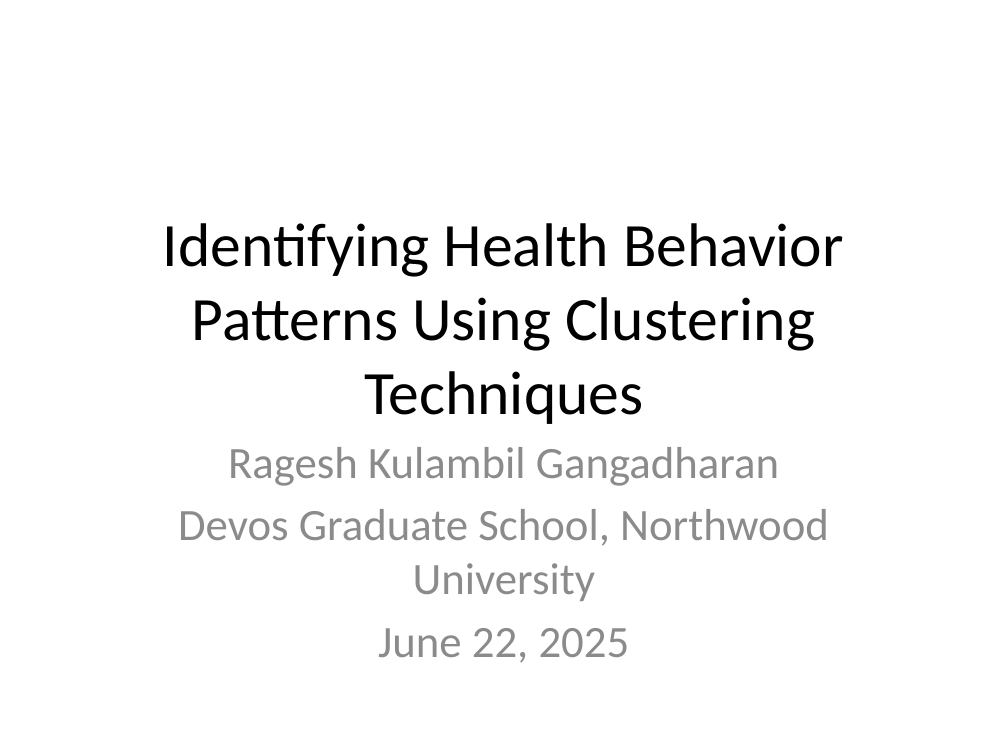
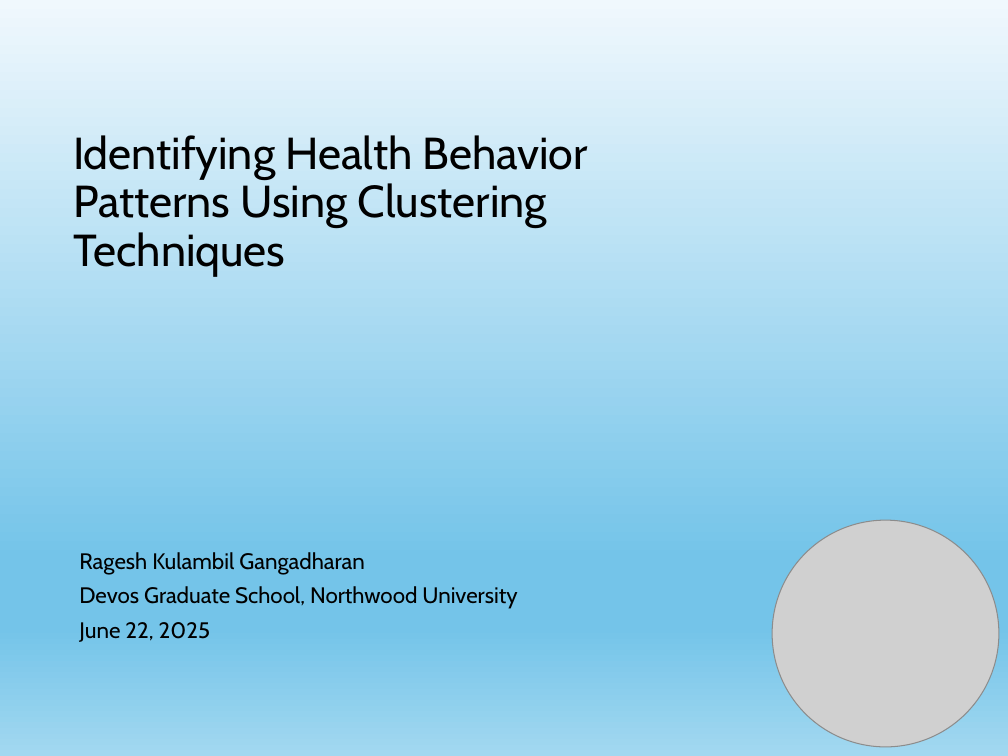
Before and after one commit to Rageshmenon9388/rag, a slide deck: slide 1 of Health_Behavior_Clustering_Presentation.pptx. Drawn at 1008x756 pixels with LibreOffice and Linux fonts; fonts in the diff are those of the drawing; grey boxes stand for pictures; background and template pictures are left out. Boxes give left, top, right and bottom in pixels: in the first picture for what was removed or moved away, otherwise in the second. Text is boxed around its words. In the diff, an @@ line names an element or a change of style, - is before the commit and + after.

```diff
--- a/Health_Behavior_Clustering_Presentation.pptx
+++ b/Health_Behavior_Clustering_Presentation.pptx
@@ background #FFFFFF to picture (left out) @@
@@ title "Identifying Health Behavior Patterns Using ...": place and size @@
-title "Identifying Health Behavior Patterns Using ..." at [163,223,844,424]
+title "Identifying Health Behavior Patterns Using ..." at [73,135,588,276]
@@ title "Identifying Health Behavior Patterns Using ..." at [73,135,588,276]: size 44 to 32 pt, font Calibri to Cabin; alignment centre to left; line spacing 1 to 0.9; vertical alignment middle to top @@
@@ subtitle "Ragesh Kulambil Gangadharan": place and size @@
-subtitle "Ragesh Kulambil Gangadharan" at [178,447,829,663]
+subtitle "Ragesh Kulambil Gangadharan" at [79,552,517,642]
@@ subtitle "Ragesh Kulambil Gangadharan" at [79,552,517,642]: size 32 to 16 pt, font Calibri to Cabin, text colour #8C8C8C to #000000; alignment centre to left; line spacing 1 to 0.9; more space between paragraphs; vertical alignment top to bottom @@
@@ picture added at [772,520,999,747] @@
```
Also in this commit, not shown: 10 other slides changed.
